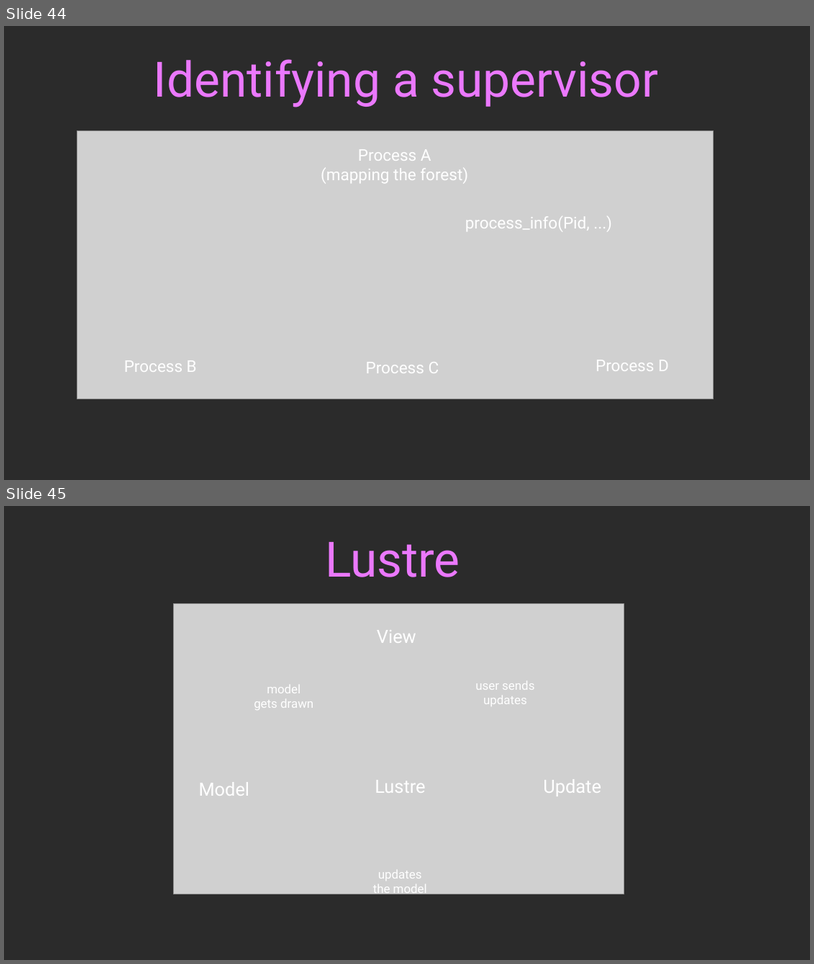
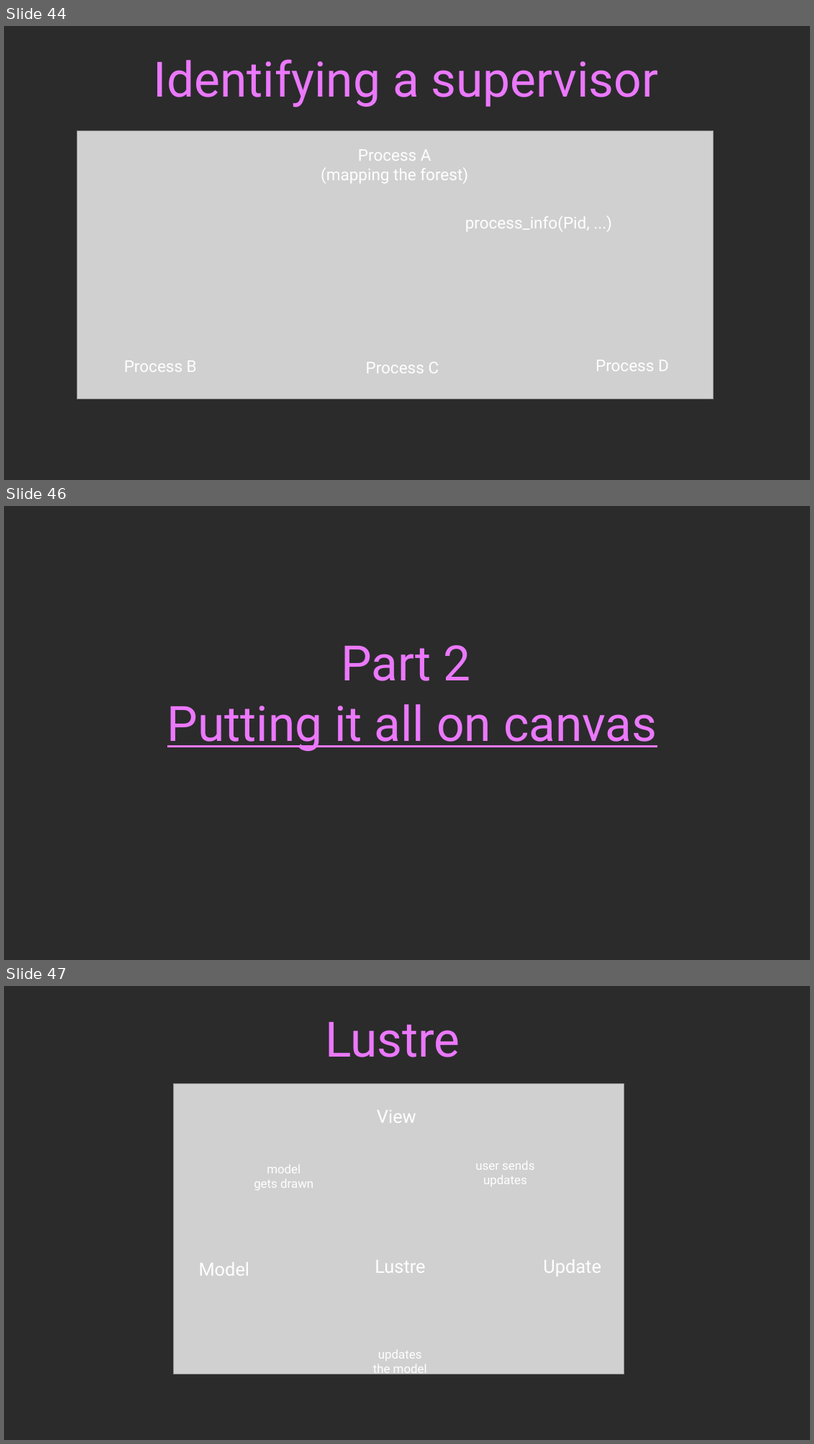
Before and after one commit to guillheu/Presentations, a slide deck: 2026/Code Beam Europe/Asterism.odp. Shown one above the other, each under a label of ours: slides 44 and 45 before the commit, slides 44, 46 and 47 after it; the slides between them are not shown. The pictures are 814x964 and 814x1444 pixels, drawn with LibreOffice and Linux fonts; fonts in the diff are those of the drawing; grey boxes stand for pictures; background and template pictures are left out; a plain dark background stands for a picture behind light text. Boxes give left, top, right and bottom in pixels: in the first picture for what was removed or moved away, otherwise in the second. Text is boxed around its words. In the diff, an @@ line names an element or a change of style, - is before the commit and + after.

```diff
--- a/2026/Code Beam Europe/Asterism.odp
+++ b/2026/Code Beam Europe/Asterism.odp
@@ slide 46 added at [4,506,810,960], background picture (left out) @@
@@ text added at [341,645,471,681], 48 pt, text #EB78FD @@
+Part 2
@@ text added at [167,704,658,751], 48 pt, text #EB78FD, underline @@
+Putting it all on canvas
@@ what was slide 45 is now slide 47 @@
```
Also in this commit, not shown: 1 slide changed, 11 other slides added.
